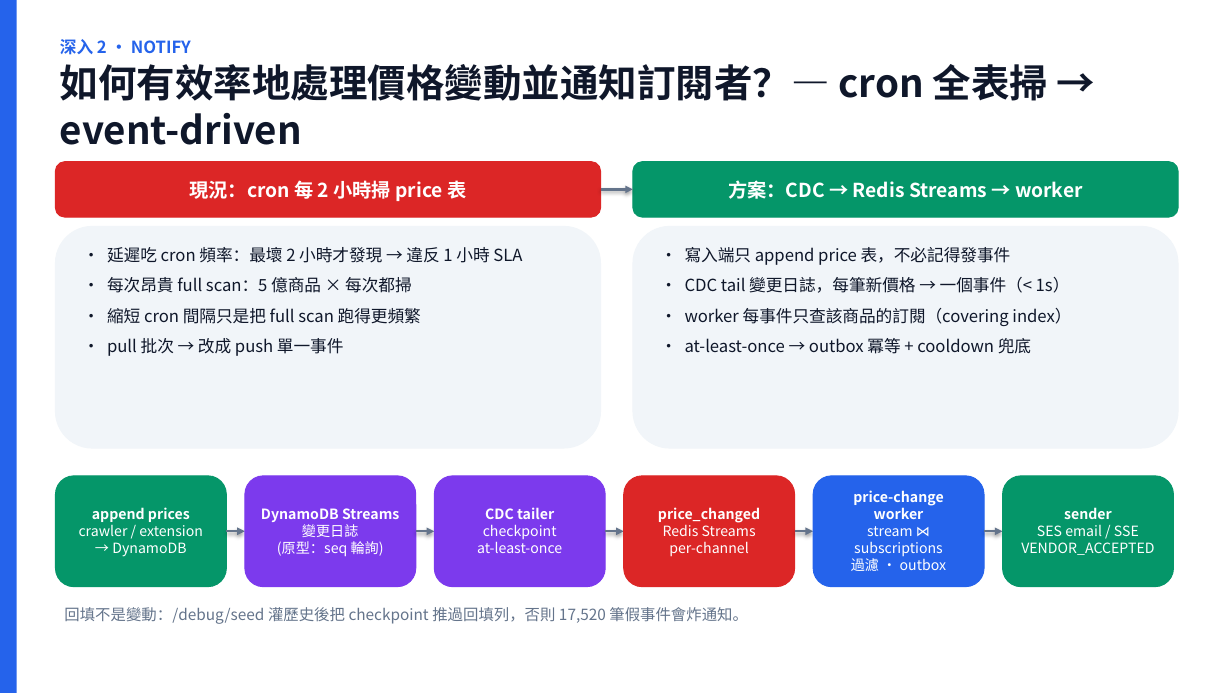
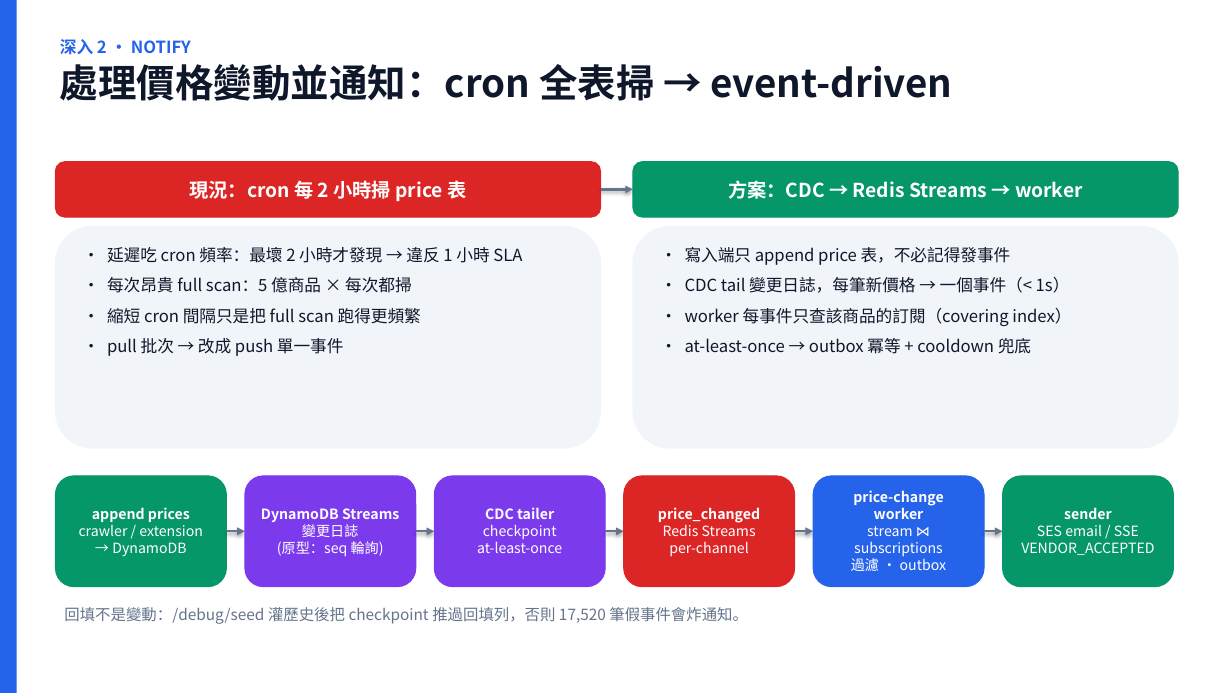
Before and after one commit to scolley31/system-design-demo, a slide deck: slide 11 of Amazon price tracking service/Amazon_Price_Tracking_Service.pptx. Drawn at 1232x693 pixels with LibreOffice and Linux fonts; fonts in the diff are those of the drawing. Boxes give left, top, right and bottom in pixels: in the first picture for what was removed or moved away, otherwise in the second. Text is boxed around its words. In the diff, an @@ line names an element or a change of style, - is before the commit and + after.

```diff
--- a/Amazon price tracking service/Amazon_Price_Tracking_Service.pptx
+++ b/Amazon price tracking service/Amazon_Price_Tracking_Service.pptx
@@ text at (x1=60, y1=64, x2=953, y2=101): text changed @@
-如何有效率地處理價格變動並通知訂閱者？— cron 全表掃 → event-driven
+處理價格變動並通知：cron 全表掃 → event-driven
```
Also in this commit, not shown: 6 other slides changed, 1 other file.
